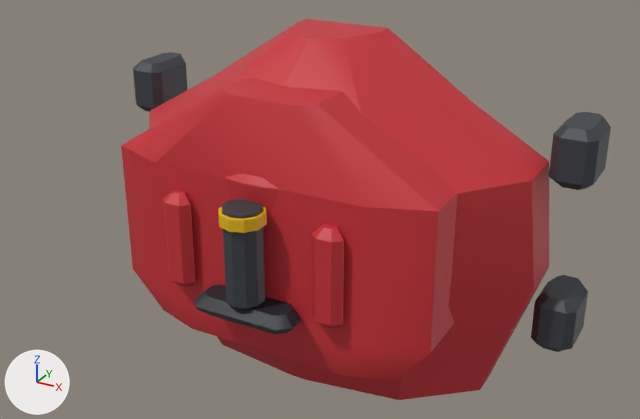
The FBX model Assets/Resources/ClamshellMeshes/ShoulderFront_Set08_Goliath.fbx: old version first, new version second.
Both versions are drawn from a 50 mm lens placed at (0.392, -0.768, 0.356), pointed at (0.024, -0.098, 0.021). Lighting does not change. The marker at lower left points along +X, +Y and +Z. The first picture is the older version. Where no turn or scale is listed for an object, it has been applied to the vertices.

Objects in the first picture: 'ShoulderFront_Set08_Goliath'.
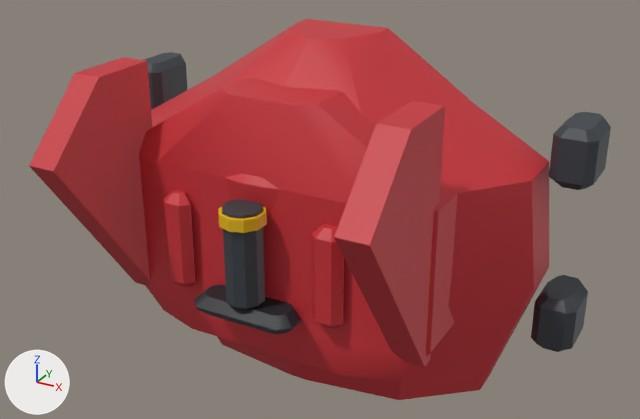
Pixel boxes [x1, y1, x2, y2] of what changed, in the pictures (640 x 419 px):
'ShoulderFront_Set08_Goliath', reshaped (19% wider): before [121, 19, 611, 400]; after [29, 19, 611, 400]
part 1 of me_shoulderfront_set08_goliath_001, added (red): after [29, 57, 152, 286]
part 2 of me_shoulderfront_set08_goliath_001, added (red): after [334, 101, 445, 367]

Diff of the bpy script that builds the scene:
```diff
--- a/Assets/Resources/ClamshellMeshes/ShoulderFront_Set08_Goliath.fbx.py
+++ b/Assets/Resources/ClamshellMeshes/ShoulderFront_Set08_Goliath.fbx.py
@@ me_shoulderfront_set08_goliath_001 @@
 # used by ob_shoulderfront_set08_goliath; location = (0.0, 0.0, 0.0)
-me_shoulderfront_set08_goliath_001.from_pydata(...)  # 2036 vertices, 1968 faces; spans x -0.255..0.255, y -0.214..0.03, z -0.175..0.175
+me_shoulderfront_set08_goliath_001.from_pydata(...)  # 2188 vertices, 2116 faces; spans x -0.255..0.255, y -0.273..0.03, z -0.175..0.175
+# me_shoulderfront_set08_goliath_001 part 1: a new loose piece of 76 vertices spanning x -0.159..-0.131, y -0.273..-0.144, z -0.077..0.154, in mat_shell (red #c83038)
+# me_shoulderfront_set08_goliath_001 part 2: a new loose piece of 76 vertices spanning x 0.131..0.159, y -0.273..-0.144, z -0.077..0.154, in mat_shell (red #c83038)
 me_shoulderfront_set08_goliath_001.materials.append(mat_shell)
```
